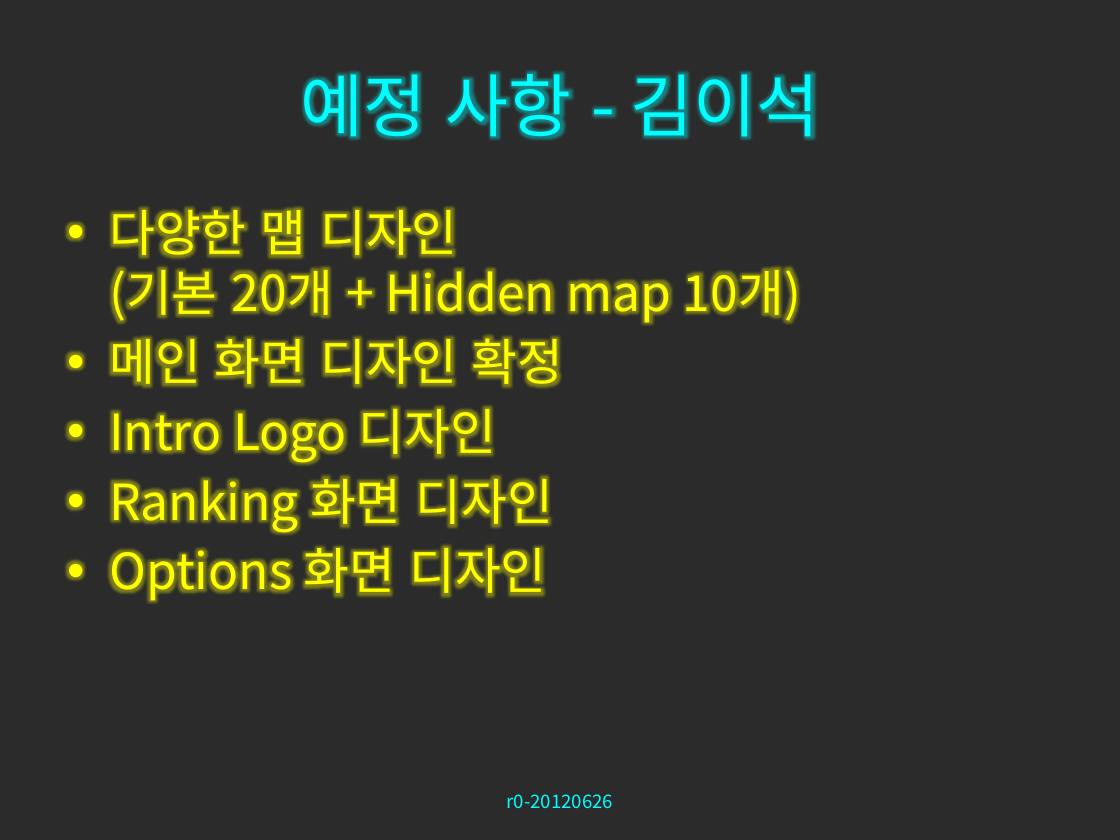
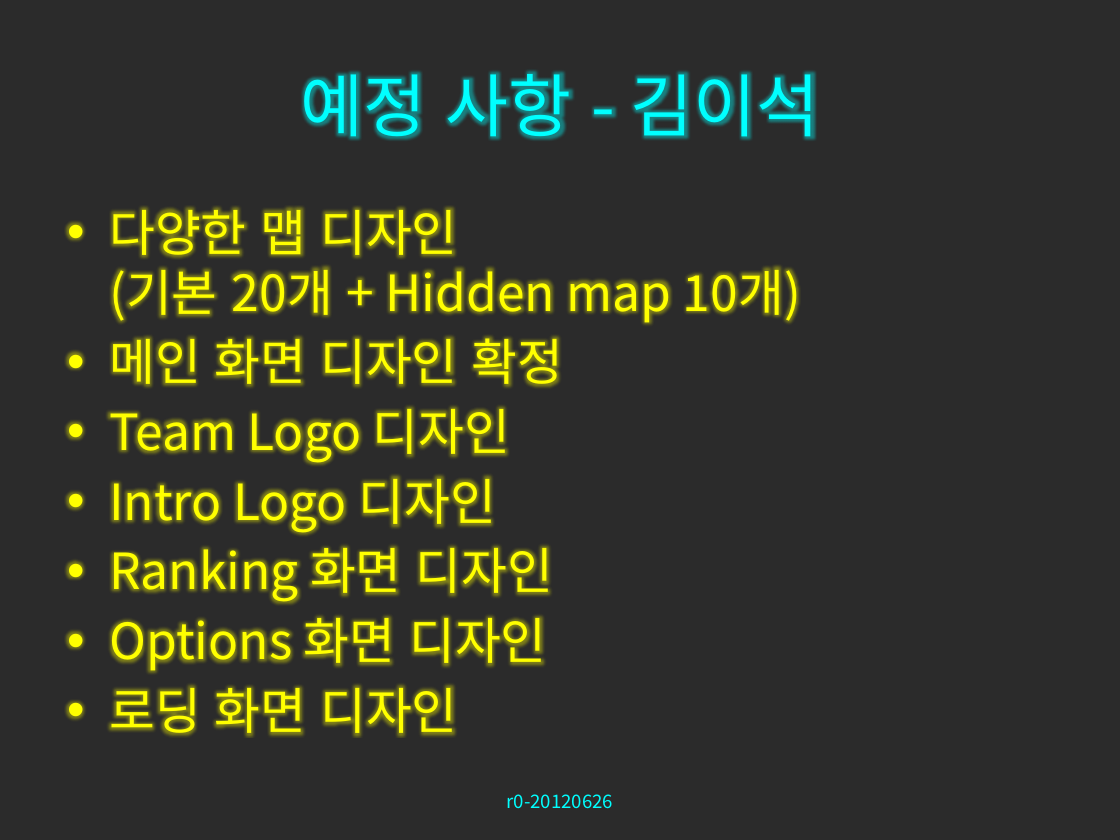
Before and after one commit to zwycid/dimension-drive-downside, a slide deck: slide 20 of presentation/중간발표.pptx (slide 19 before the commit). Drawn at 1120x840 pixels with LibreOffice and Linux fonts; fonts in the diff are those of the drawing; background and template pictures are left out; a plain dark background stands for a picture behind light text. Boxes give left, top, right and bottom in pixels: in the first picture for what was removed or moved away, otherwise in the second. Text is boxed around its words. In the diff, an @@ line names an element or a change of style, - is before the commit and + after.

```diff
--- a/presentation/중간발표.pptx
+++ b/presentation/중간발표.pptx
@@ text at [109, 407, 510, 463]: paragraph added @@
+• Team Logo 디자인
@@ text at [109, 686, 457, 736]: paragraph added @@
+• 로딩 화면 디자인
```
Also in this commit, not shown: 2 slides added.
